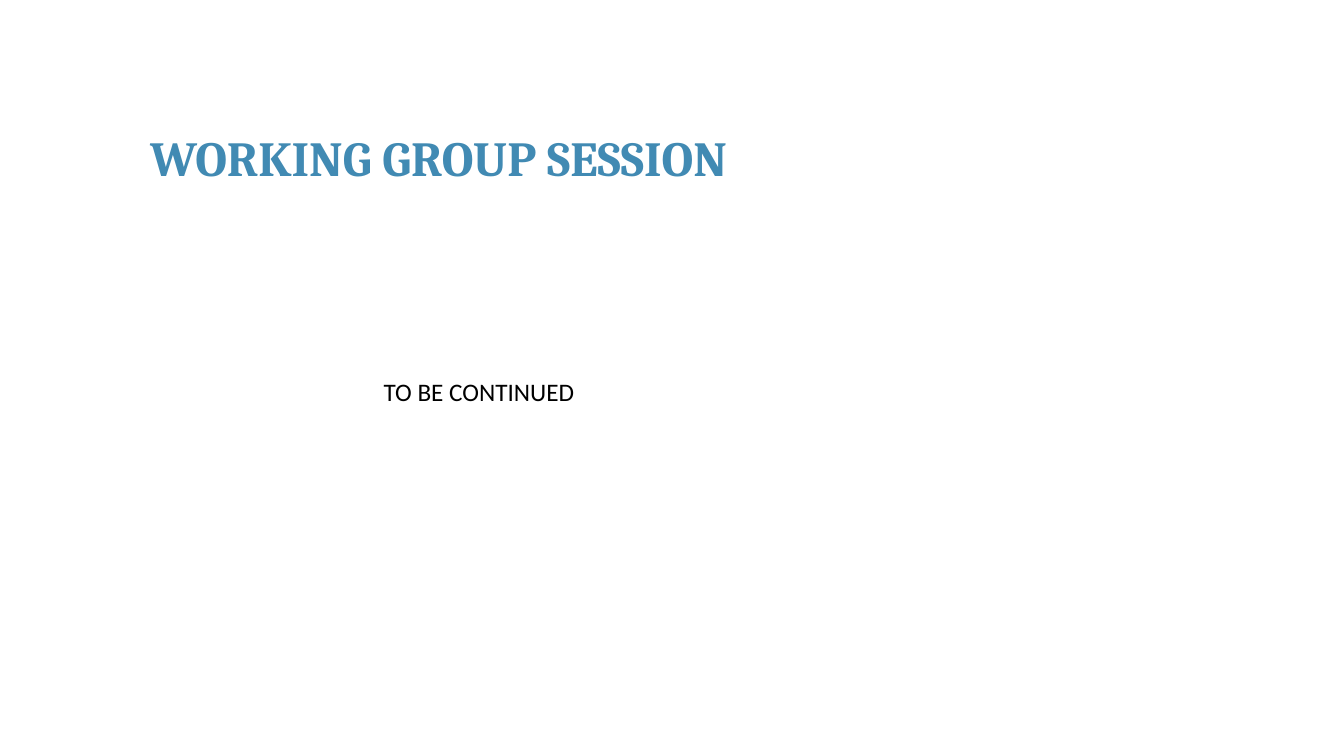
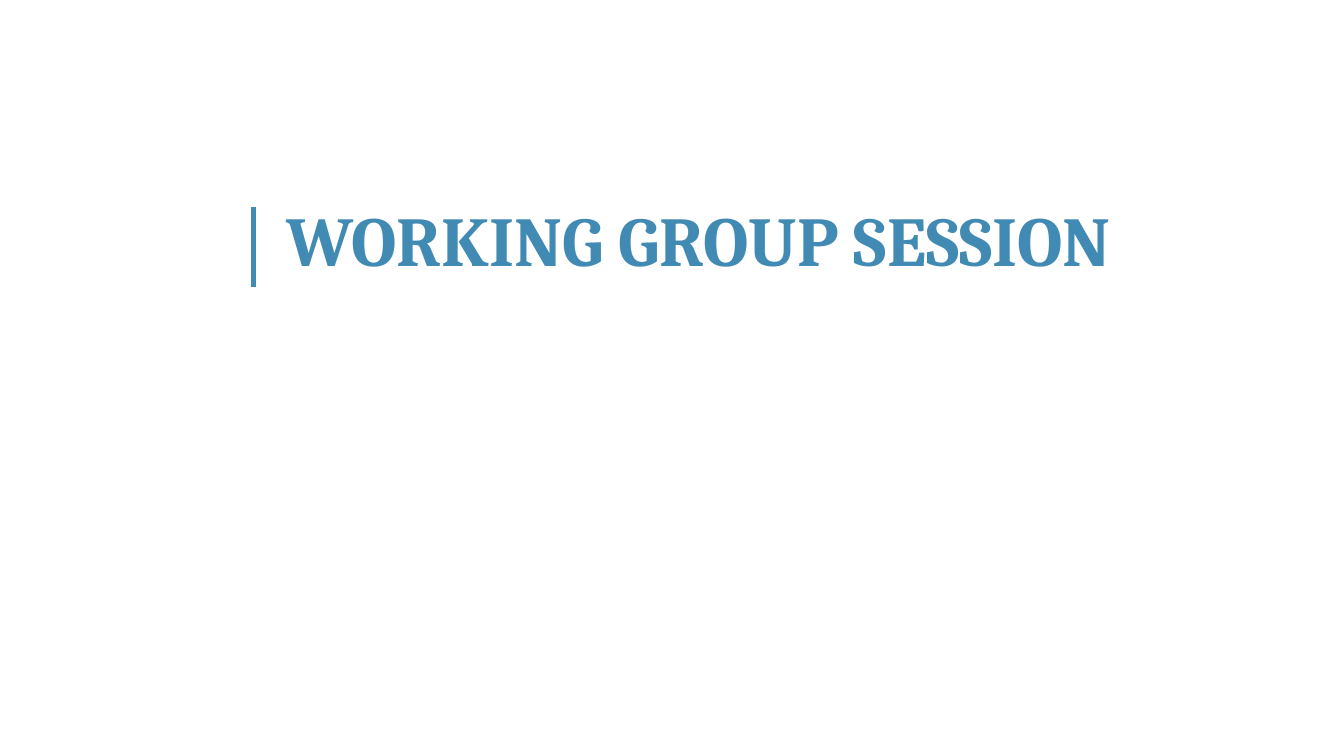
Before and after one commit to franckalbinet/itu-eaco-zanzibar-12-2018, a slide deck: slide 20 of presentations/session-6-ethics-of-ai.pptx (slide 17 before the commit). Drawn at 1344x756 pixels with LibreOffice and Linux fonts; fonts in the diff are those of the drawing; background and template pictures are left out. Boxes give left, top, right and bottom in pixels: in the first picture for what was removed or moved away, otherwise in the second. Text is boxed around its words. In the diff, an @@ line names an element or a change of style, - is before the commit and + after.

```diff
--- a/presentations/session-6-ethics-of-ai.pptx
+++ b/presentations/session-6-ethics-of-ai.pptx
@@ line added from (254, 208) to (254, 286), #418AB3 3 pt @@
@@ text "WORKING GROUP SESSION": place and size @@
-text "WORKING GROUP SESSION" at <box>150,143,727,177</box>
+text "WORKING GROUP SESSION" at <box>287,218,1111,267</box>
@@ text "WORKING GROUP SESSION" at <box>287,218,1111,267</box>: size 35 to 50 pt @@
@@ text removed at <box>384,384,574,401</box> @@
-TO BE CONTINUED
```
Also in this commit, not shown: 16 other slides changed, 3 slides added, 2 other files.
